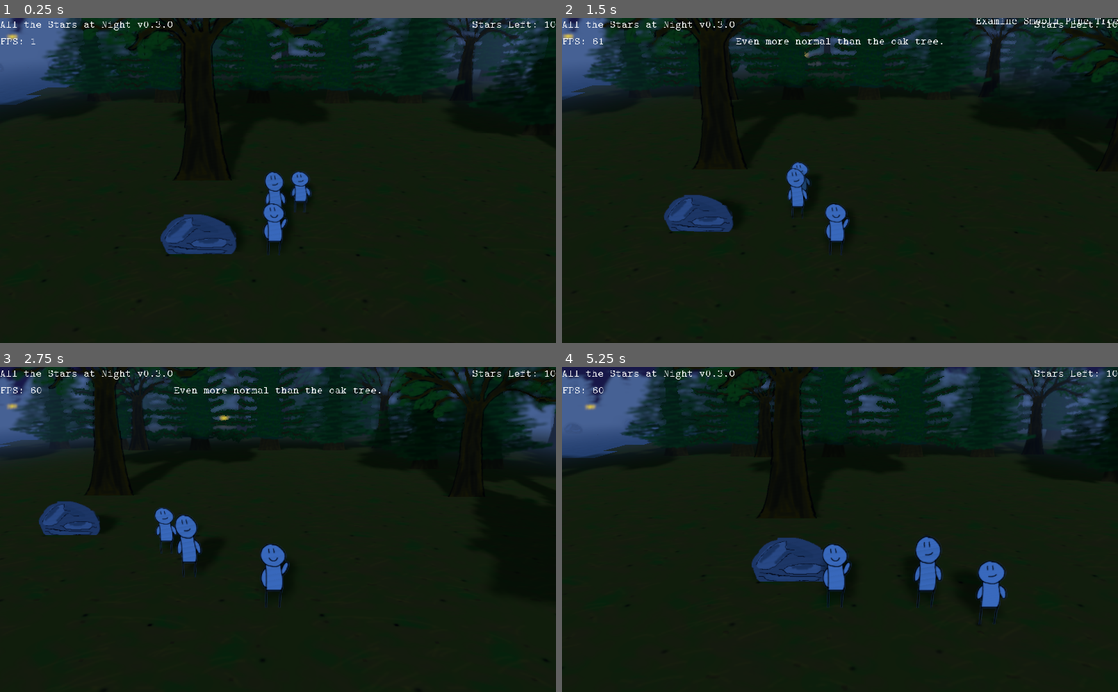
Above: before the commit, frames 1-4 (two rows, left to right).
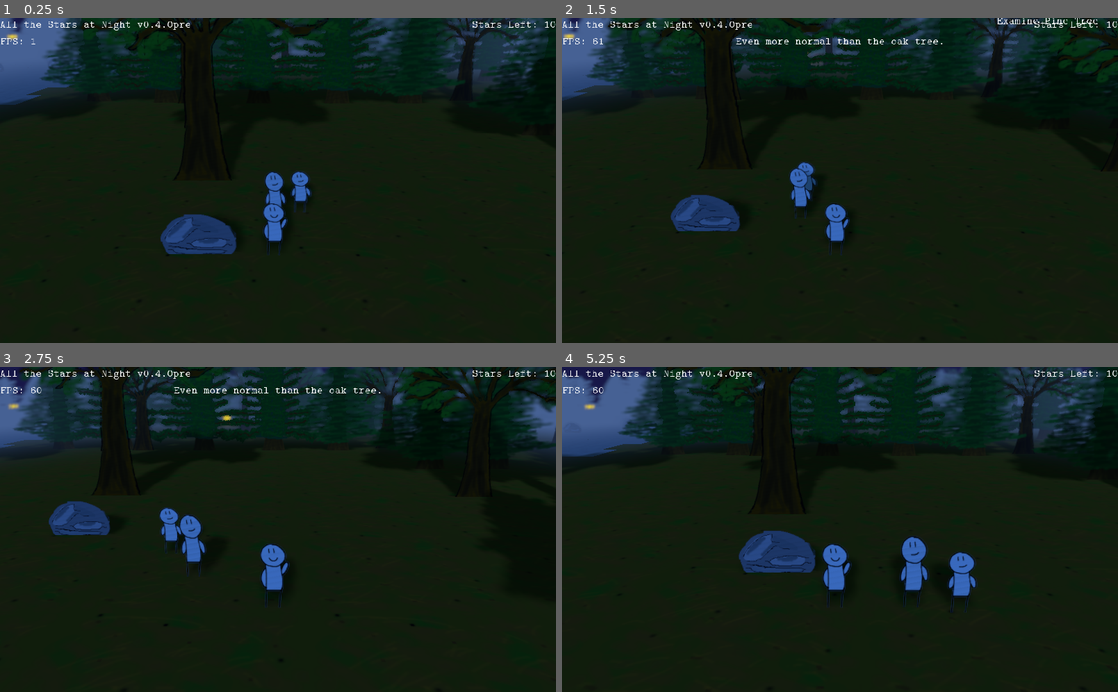
Above: after the commit, the same moments.

Repository: Schoperation/AllTheStarsAtNight
Game: Godot game, scene res://world/World.tscn
Two runs of this game, one before a commit and one after it. Both use one fixed random seed, a clock stepped at 60 frames per second and the inputs below.
Inputs (mouse positions are in pixels of both pictures, inside the frame that each line leads up to):
- Up to frame 1 (0.25 s): no input
- Up to frame 2 (1.5 s): move the mouse to (667, 34) at 0.52 s; hold D (move_right) 0.53-1.28 s; tap Mouse wheel up (zoom_in) at 0.6 s; click (667, 34) at 0.67 s; move the mouse to (1045, 31) at 1.27 s; hold S (move_down) from 1.28 s (still down); tap Mouse wheel down (zoom_out) at 1.35 s; click (1045, 31) at 1.42 s
- Up to frame 3 (2.75 s): move the mouse to (333, 458) at 2.02 s; release S (move_down) at 2.03 s; hold D (move_right) from 2.03 s (still down); tap Mouse wheel up (zoom_in) at 2.1 s; click (333, 458) at 2.17 s
- Up to frame 4 (5.25 s): move the mouse to (812, 594) at 2.77 s; release D (move_right) at 2.78 s; hold W (move_up) 2.78-3.53 s; tap Mouse wheel down (zoom_out) at 2.85, 4.35 s; click (812, 594) at 2.92 s; move the mouse to (1006, 578) at 3.52 s; hold A (move_left) 3.53-5.03 s; tap Mouse wheel up (zoom_in) at 3.6, 5.1 s; click (1006, 578) at 3.67 s; move the mouse to (673, 480) at 4.27 s; click (673, 480) at 4.42 s; move the mouse to (867, 529) at 5.02 s; hold S (move_down) from 5.03 s (still down); click (867, 529) at 5.17 s

The runs differ from the first frame. In frame 1, less than 0.1% of the frame differs, in the area x 2-35%, y 1-27%; in frame 2, 3.2%; in frame 3, 5.2%; in frame 4, 8.2%, in the area x 0-100%, y 0-80%.

Commit message:
Fixed a couple bugs with examination and such

Diff:
--- a/environment/Star.gd
+++ b/environment/Star.gd
@@ -22,4 +22,5 @@
 func _on_Star_body_entered(body):
 	if body.name == "Player":
 		emit_signal("onStarPickup")
+		emit_signal("examineMouseExit")
 		queue_free()
--- a/environment/Star.tscn
+++ b/environment/Star.tscn
@@ -25,10 +25,11 @@
 
 [node name="CollisionShape" type="CollisionShape" parent="."]
 transform = Transform( 1, 0, 0, 0, 0.900698, 0.434445, 0, -0.434445, 0.900698, 0, 0, 0 )
-shape = SubResource( 3 )
+shape = SubResource( 1 )
 
 [node name="AnimatedSprite3D" type="AnimatedSprite3D" parent="."]
 transform = Transform( 3, 0, 0, 0, 2.7021, 1.30334, 0, -1.30334, 2.7021, 0, 0, 0 )
+alpha_cut = 2
 frames = SubResource( 2 )
 
 [node name="OmniLight" type="OmniLight" parent="."]
--- a/environment/Tree.tscn
+++ b/environment/Tree.tscn
@@ -15,14 +15,14 @@
 "name": "default",
 "speed": 5.0
 }, {
+"frames": [ ExtResource( 2 ) ],
+"loop": true,
+"name": "pine",
+"speed": 5.0
+}, {
 "frames": [ ExtResource( 3 ) ],
 "loop": true,
 "name": "pine_2",
-"speed": 5.0
-}, {
-"frames": [ ExtResource( 2 ) ],
-"loop": true,
-"name": "pine",
 "speed": 5.0
 } ]
 
@@ -36,7 +36,7 @@
 shape = SubResource( 1 )
 
 [node name="AnimatedSprite3D" type="AnimatedSprite3D" parent="."]
-transform = Transform( 1, 0, 0, 0, 0.900698, 0.434446, 0, -0.434446, 0.900698, 0, 2, 0 )
+transform = Transform( 1, 0, 0, 0, 0.900698, 0.434445, 0, -0.434445, 0.900698, 0, 2, 0 )
 shaded = true
 alpha_cut = 2
 frames = SubResource( 2 )
--- a/player/Player.tscn
+++ b/player/Player.tscn
@@ -4,7 +4,7 @@
 [ext_resource path="res://player/PlayerMovement.gd" type="Script" id=2]
 
 [sub_resource type="BoxShape" id=1]
-extents = Vector3( 1.07322, 2.76827, 0.689479 )
+extents = Vector3( 1.07322, 2.34728, 0.689479 )
 
 [sub_resource type="SpriteFrames" id=2]
 animations = [ {
--- a/ui/Examine.gd
+++ b/ui/Examine.gd
@@ -49,12 +49,11 @@
 	mouseObjName = ""
 
 	# Unhighlight the object
-	if mouseObj.has_node("AnimatedSprite3D"):
+	if mouseObj != null and mouseObj.has_node("AnimatedSprite3D"):
 		mouseObj.get_node("AnimatedSprite3D").opacity = 1.00
 
 	mouseObj = null
 
-
 # Hide the examine text
 func _on_DisplayTimer_timeout():
 	playerThought.text = ""
--- a/ui/Version.gd
+++ b/ui/Version.gd
@@ -3,7 +3,7 @@
 # Version
 var gameName = "All the Stars at Night"
 var desc = "Explore an in-depth forest with an in-depth duo"
-var version = "0.3.0"
+var version = "0.4.0pre"
 
 func _ready():
 	# Change version
Not shown: 1 places in environment/Star.tscn that only renumber resources
